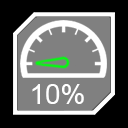
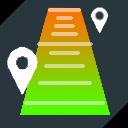
Comparing the layer stacks of the two 128x128 images. Changes:
removed layer "10%" over [32,84,84,104]
removed layer "needle" over [34,55,71,70]
removed layer "guage" over [20,20,107,78]
added layer "Layer 2" above "Layer 3" over [90,7,109,33]
renamed "Layer 4" to "Layer 3", painted on it over [7,11,116,116]
added layer "Distance10" (50%) above "Layer 6" over [0,1,128,128]
added layer "Layer 6" above "IconBackground" over [20,7,110,115]
added layer "IconBackground" above "Layer 1" over [0,0,128,128]
